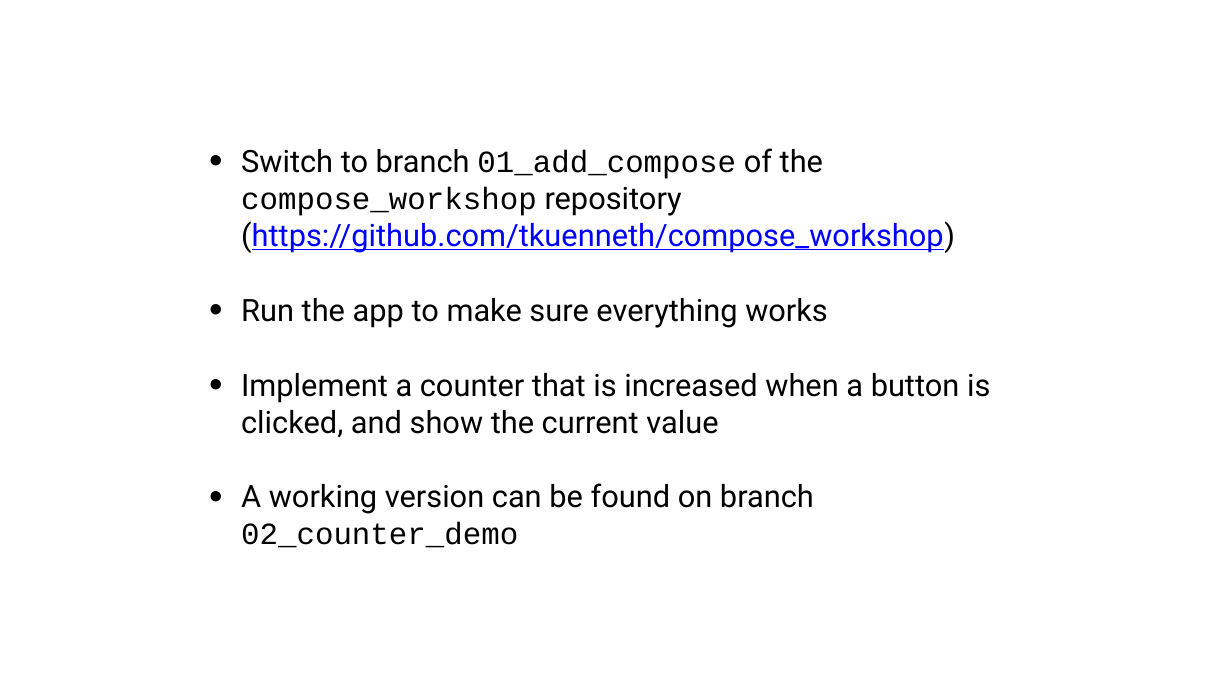
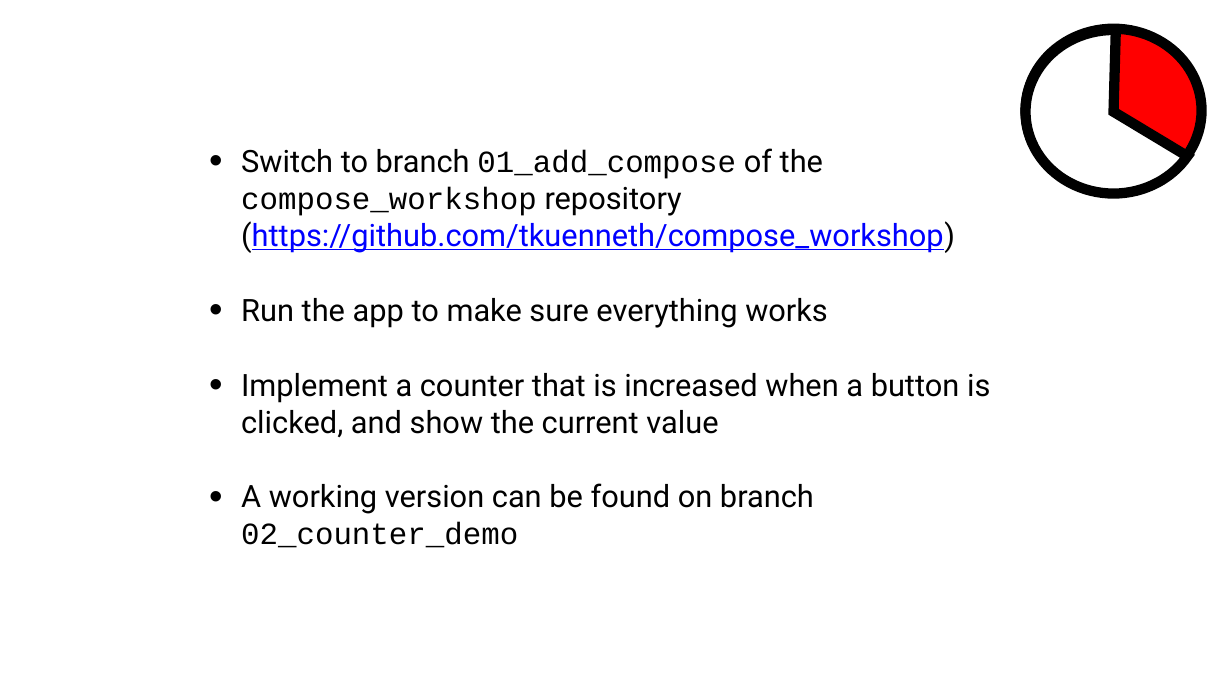
Before and after one commit to tkuenneth/compose_workshop, a slide deck: slide 27 of slides/02_Basics.pptx (slide 25 before the commit). Drawn at 1232x693 pixels with LibreOffice and Linux fonts; fonts in the diff are those of the drawing; background and template pictures are left out. Boxes give left, top, right and bottom in pixels: in the first picture for what was removed or moved away, otherwise in the second. Text is boxed around its words. In the diff, an @@ line names an element or a change of style, - is before the commit and + after.

```diff
--- a/slides/02_Basics.pptx
+++ b/slides/02_Basics.pptx
@@ ellipse added at (1026, 29, 1202, 192), fill #FF0000, outline #000000 16 pt @@
@@ pie slice (boxed as its full ellipse) added at (1026, 30, 1202, 194), fill #FFFFFF, outline #000000 16 pt @@
```
Also in this commit, not shown: 4 other slides changed, 3 slides added, 1 slide removed, 3 other files.
